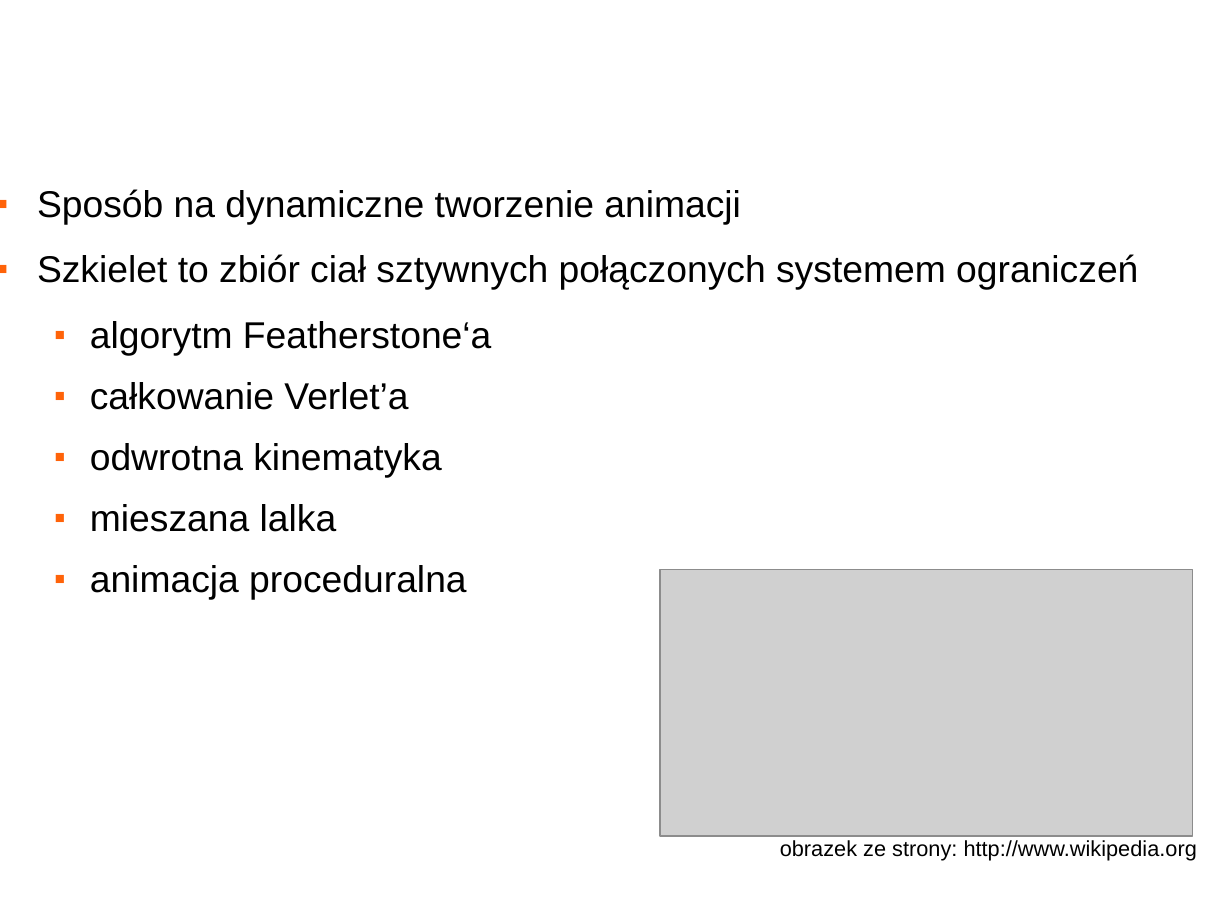
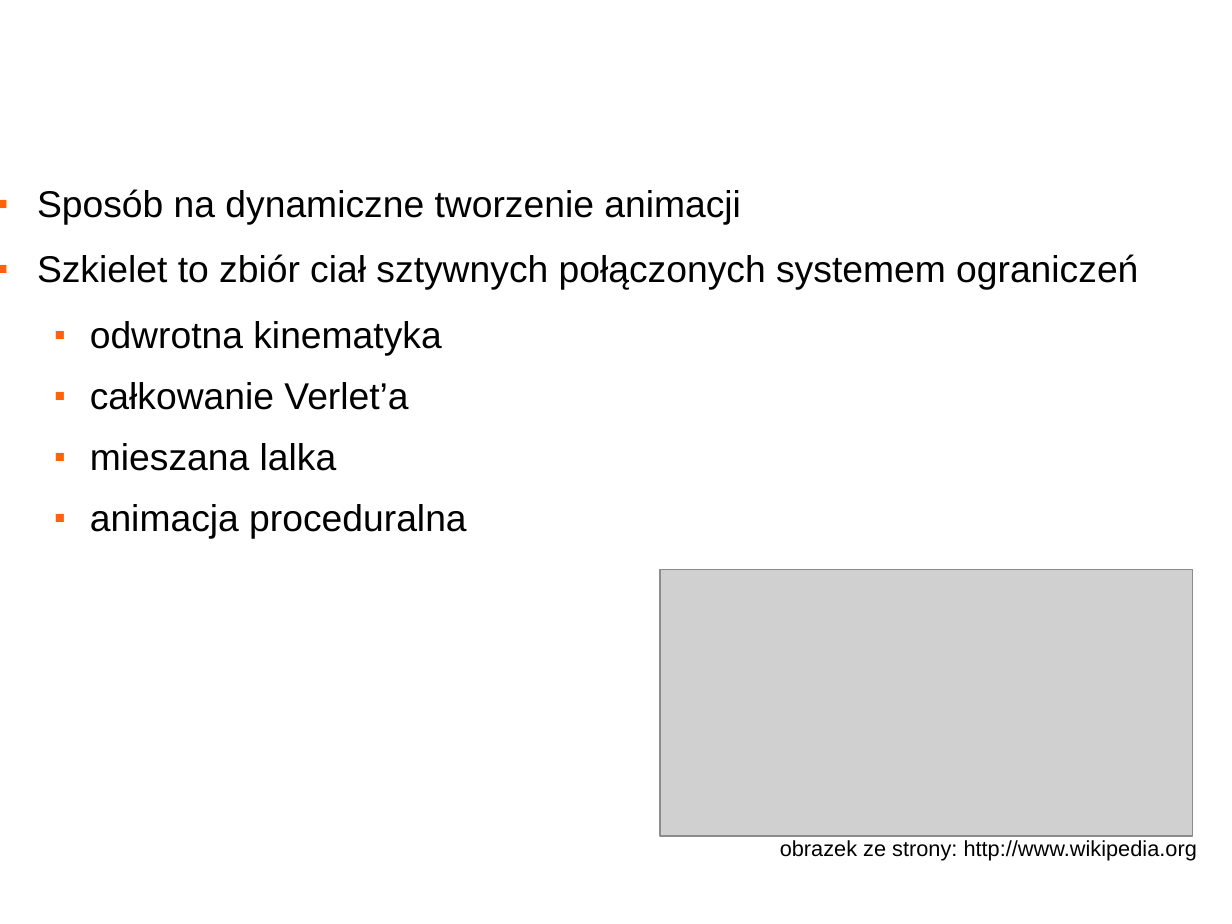
Before and after one commit to changtailiang/fighter3d-googlecode, a slide deck: slide 17 of Doc/obrona.odp. Drawn at 1232x924 pixels with LibreOffice and Linux fonts; fonts in the diff are those of the drawing; grey boxes stand for pictures; background and template pictures are left out. Boxes give left, top, right and bottom in pixels: in the first picture for what was removed or moved away, otherwise in the second. Text is boxed around its words. In the diff, an @@ line names an element or a change of style, - is before the commit and + after.

```diff
--- a/Doc/obrona.odp
+++ b/Doc/obrona.odp
@@ text at bbox=[90, 321, 441, 356]: text changed @@
-  ■ algorytm Featherstone‘a
+  ■ odwrotna kinematyka
@@ text at bbox=[90, 443, 441, 478]: paragraph removed @@
-  ■ odwrotna kinematyka
```
Also in this commit, not shown: 4 other slides changed, 5 other files.
